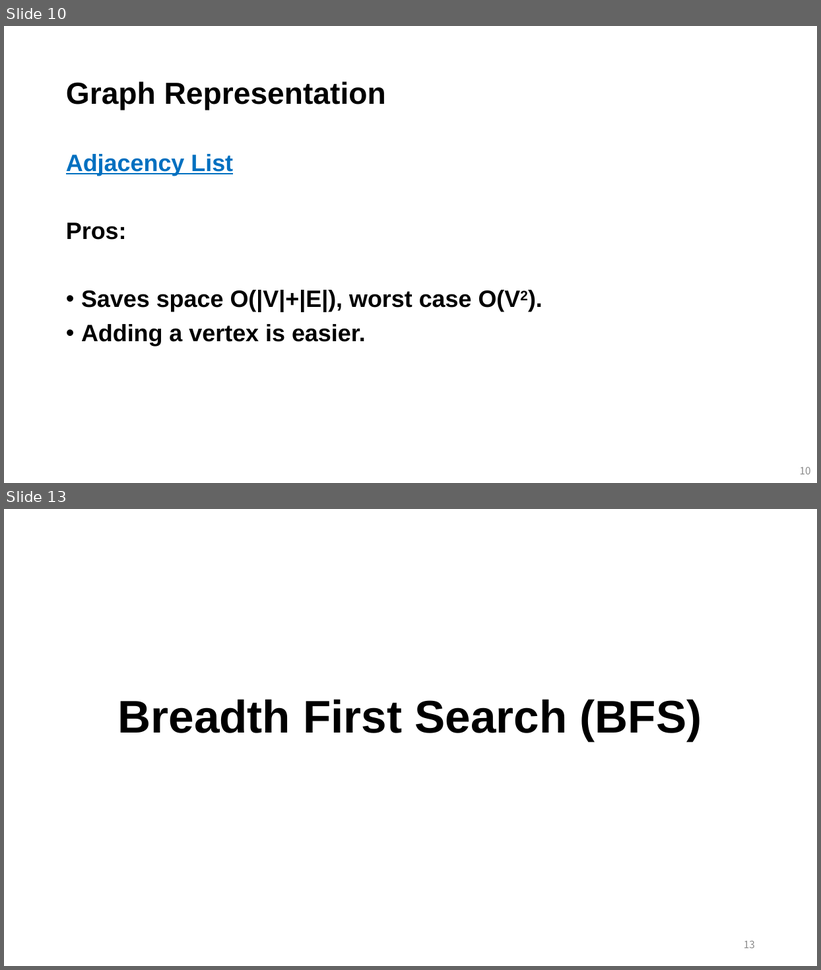
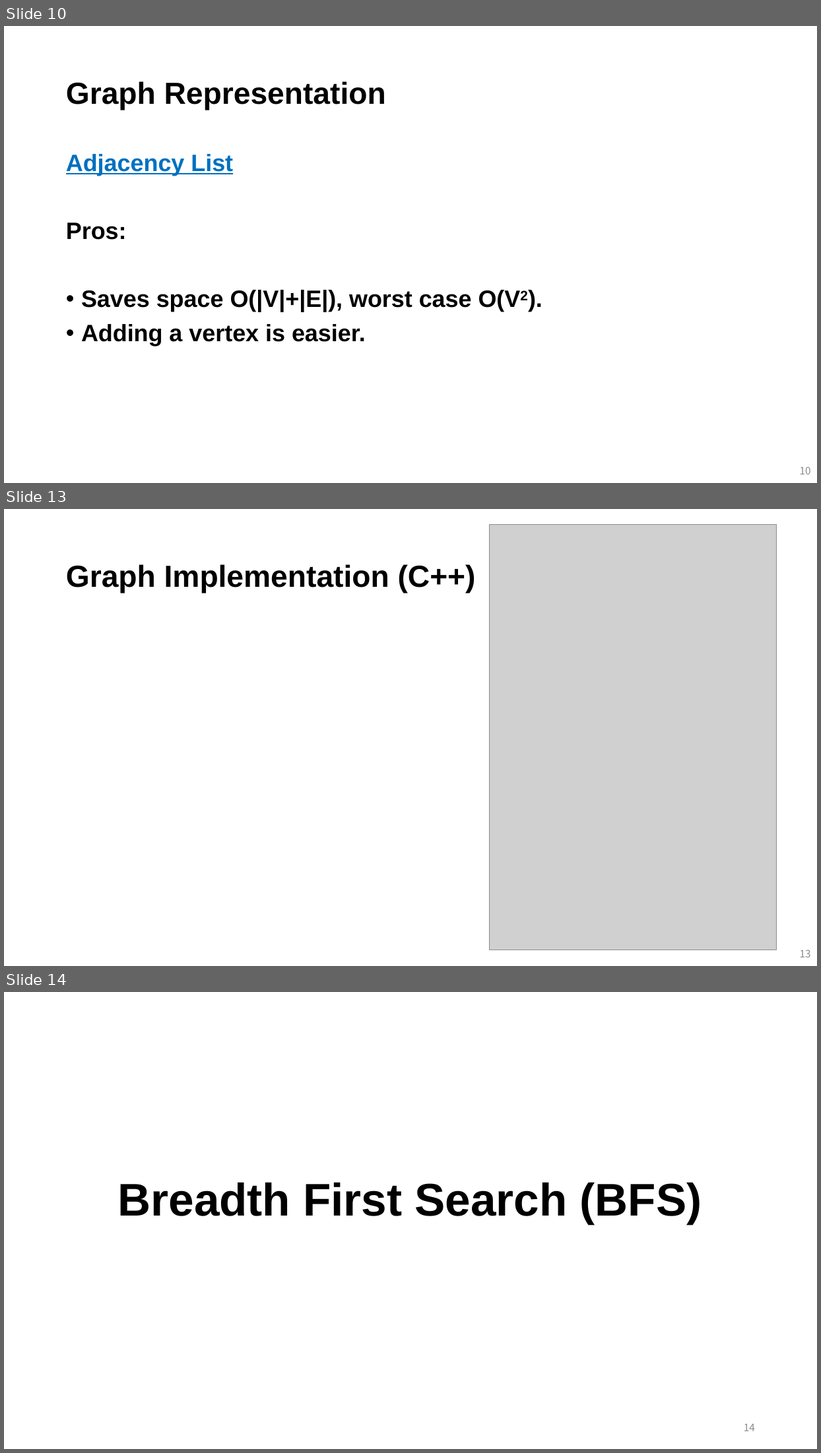
Before and after one commit to mlailab-skku/mlailab-skku.github.io, a slide deck: files/graph_algorithm_1.pptm. Shown one above the other, each under a label of ours: slides 10 and 13 before the commit, slides 10, 13 and 14 after it; the slides between them are not shown. The pictures are 821x970 and 821x1453 pixels, drawn with LibreOffice and Linux fonts; fonts in the diff are those of the drawing; grey boxes stand for pictures. Boxes give left, top, right and bottom in pixels: in the first picture for what was removed or moved away, otherwise in the second. Text is boxed around its words. In the diff, an @@ line names an element or a change of style, - is before the commit and + after.

```diff
--- a/files/graph_algorithm_1.pptm
+++ b/files/graph_algorithm_1.pptm
@@ slide 13 added at [4,509,817,966], background #FFFFFF @@
@@ picture added at [490,524,777,951] @@
@@ title added at [66,564,476,593], 36 pt, text #000000, bold @@
+Graph Implementation (C++)
@@ page number added at [800,950,811,958], 12 pt, text #8C8C8C @@
+13
@@ what was slide 13 is now slide 14 @@
@@ page number at [744,1424,755,1432]: text changed @@
-13
+14
```
Also in this commit, not shown: 4 slides changed, 4 other files.
